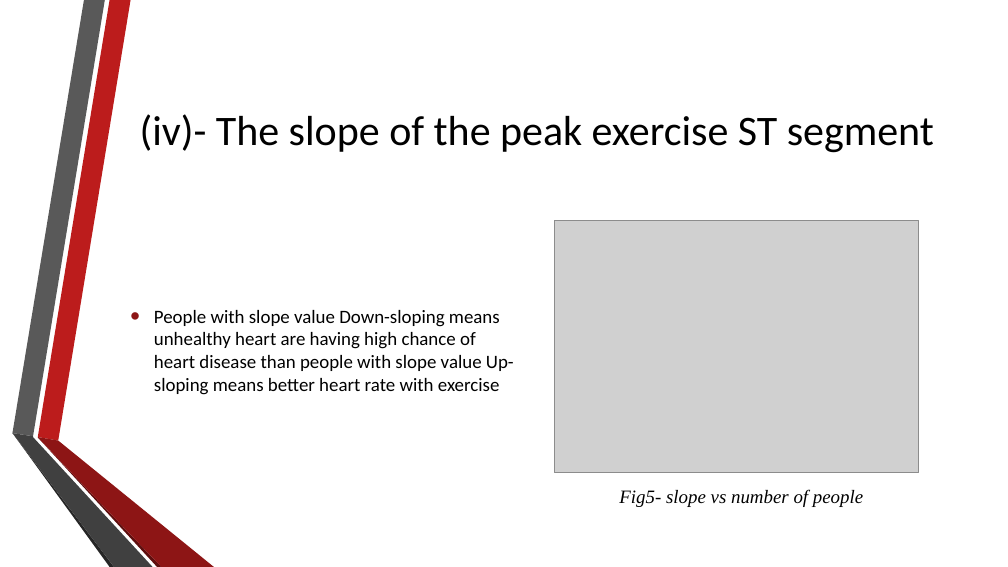
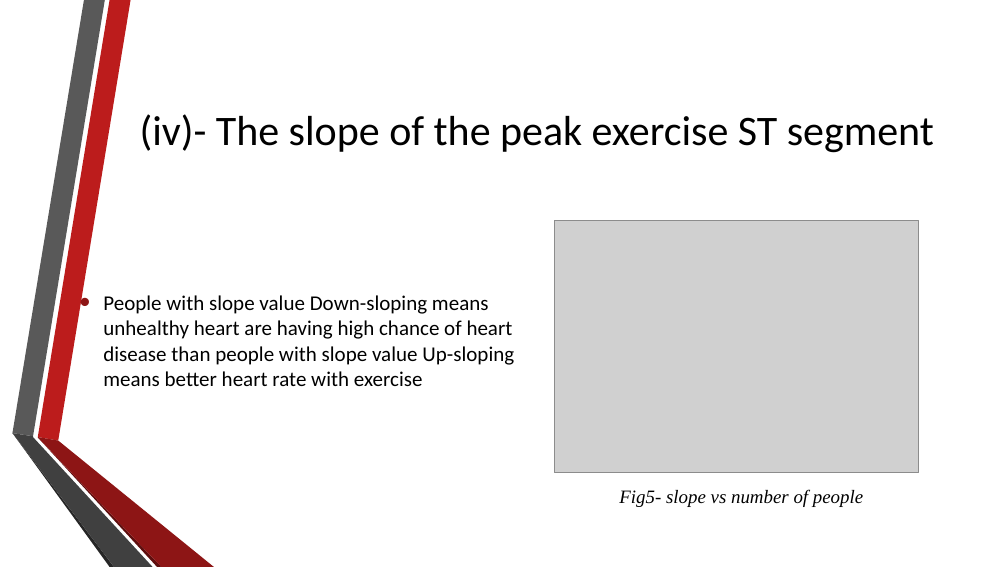
Before and after one commit to shubhamg199630/heart_disease_detection, a slide deck: slide 27 of Presentation.pptx (slide 31 before the commit). Drawn at 1008x567 pixels with LibreOffice and Linux fonts; fonts in the diff are those of the drawing; grey boxes stand for pictures; background and template pictures are left out. Boxes give left, top, right and bottom in pixels: in the first picture for what was removed or moved away, otherwise in the second. Text is boxed around its words. In the diff, an @@ line names an element or a change of style, - is before the commit and + after.

```diff
--- a/Presentation.pptx
+++ b/Presentation.pptx
@@ text "People with slope value Down-sloping ...": place and size @@
-text "People with slope value Down-sloping ..." at box(154, 310, 514, 395)
+text "People with slope value Down-sloping ..." at box(103, 295, 514, 386)
@@ text "People with slope value Down-sloping ..." at box(103, 295, 514, 386): size 18 to 20 pt @@
```
Also in this commit, not shown: 6 other slides changed, 4 slides removed, 1 other file.
